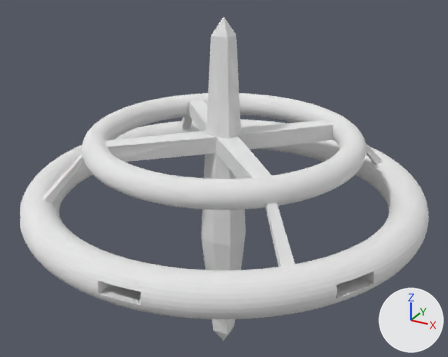
Renders of the Blender file game_files/Assets/models/terrain/space_station_1.blend from each side of a commit.
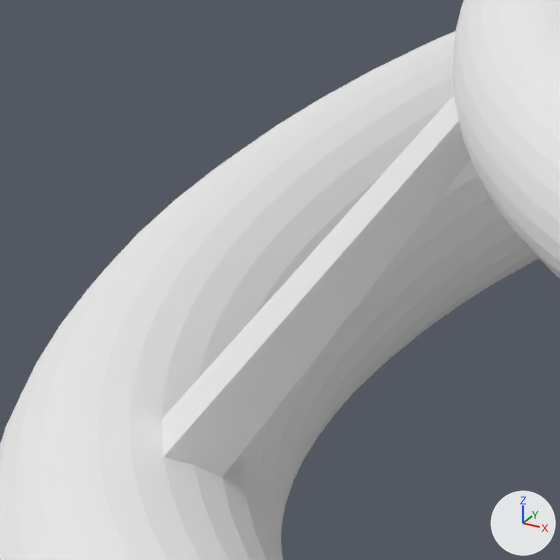
The first picture shows the older version from a 50 mm camera at (16.1, -29.2, 18.3) aimed at (-0.2, 0.4, 3.5). The close-ups show both versions on the part from 5% to 21% of the width and 39% to 60% of the height of that picture; other places that the commit changed are outside them. The axes (+X, +Y, +Z) are drawn at lower right. The lights are the same throughout.

Before the edit, the objects in view are built like this:
```python
me_cube_001 = bpy.data.meshes.new('Cube.001')
me_cube_001.from_pydata(...)  # 1900 vertices, 1800 faces; spans x -7.9..8.0, y -8.0..7.9, z 5.4..6.8
me_cube_001.materials.append(mat_material_001)  # white #e7e7e7
me_cube_002 = bpy.data.meshes.new('Cube.002')
me_cube_002.from_pydata(...)  # 4540 vertices, 4544 faces, 1 loose edge; spans x -11.5..11.6, y -11.6..11.5, z -8.0..13.0
me_cube_002.materials.append(mat_material)  # white #e7e7e7
# before: 918 (-5.7, -5.5, 6.1) at pixel (453, 95), 929 (-5.7, -5.4, 5.8), 930 (-5.4, -5.8, 6.1) at pixel (458, 120), 941 (-5.3, -5.8, 5.8) at pixel (471, 158)
ob_cube_001 = bpy.data.objects.new('Cube.001', me_cube_001)
ob_cube_001.location = (0.0, 0.0, 0.0)
ob_cube_002 = bpy.data.objects.new('Cube.002', me_cube_002)
ob_cube_002.location = (0.0, 0.0, 0.0)
```
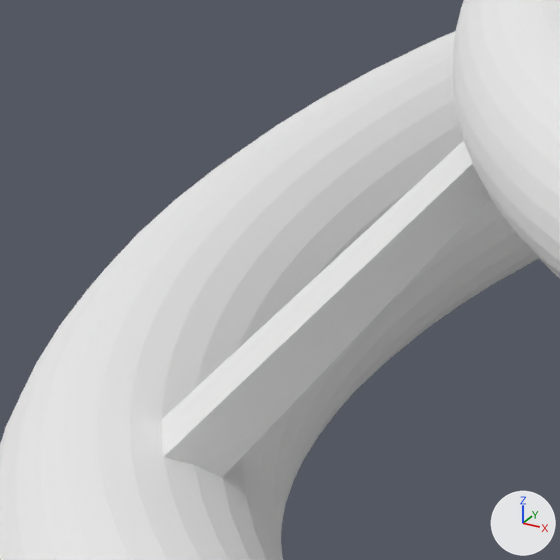
Where the change shows, as pixel boxes [x1, y1, x2, y2] in the close-ups (560 x 560 px; the box of a moved part takes in the faces that stretch with it):
part 1 of me_cube_002, moved or reshaped
    before: [161, 96, 471, 477]
    after: [161, 141, 490, 477]

The edits, one by one:
me_cube_002 has 4540 vertices, 4544 faces, 1 loose edge and spans x -11.5..11.6, y -11.6..11.5, z -8.0..13.0.
me_cube_002 is used by ob_cube_002; location (0.0, 0.0, 0.0).
Part 1, on me_cube_002:
Vertices 918, 929, 930, 941 of me_cube_002 move by (0.1, 0.1, -0.2).
